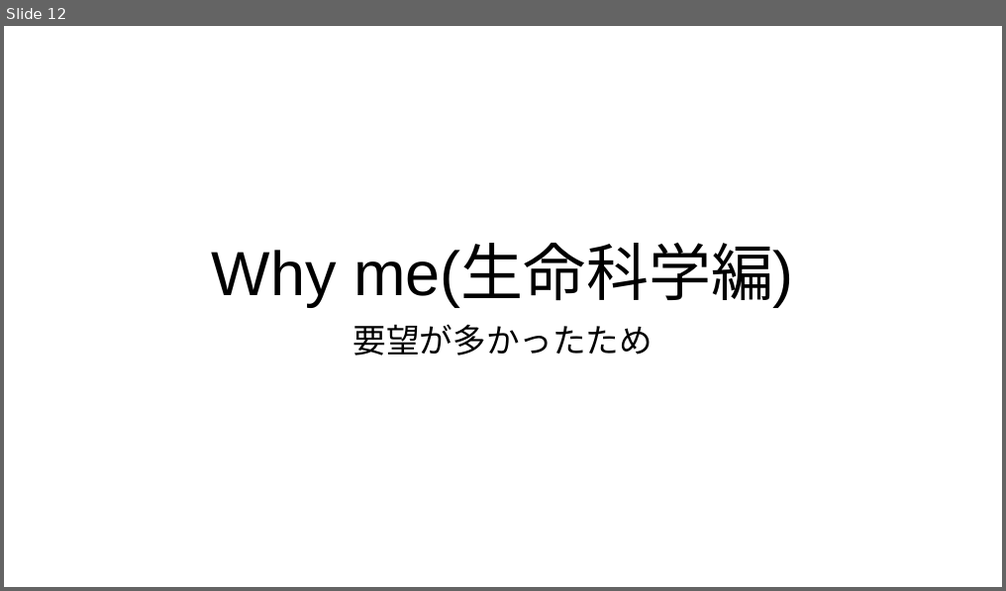
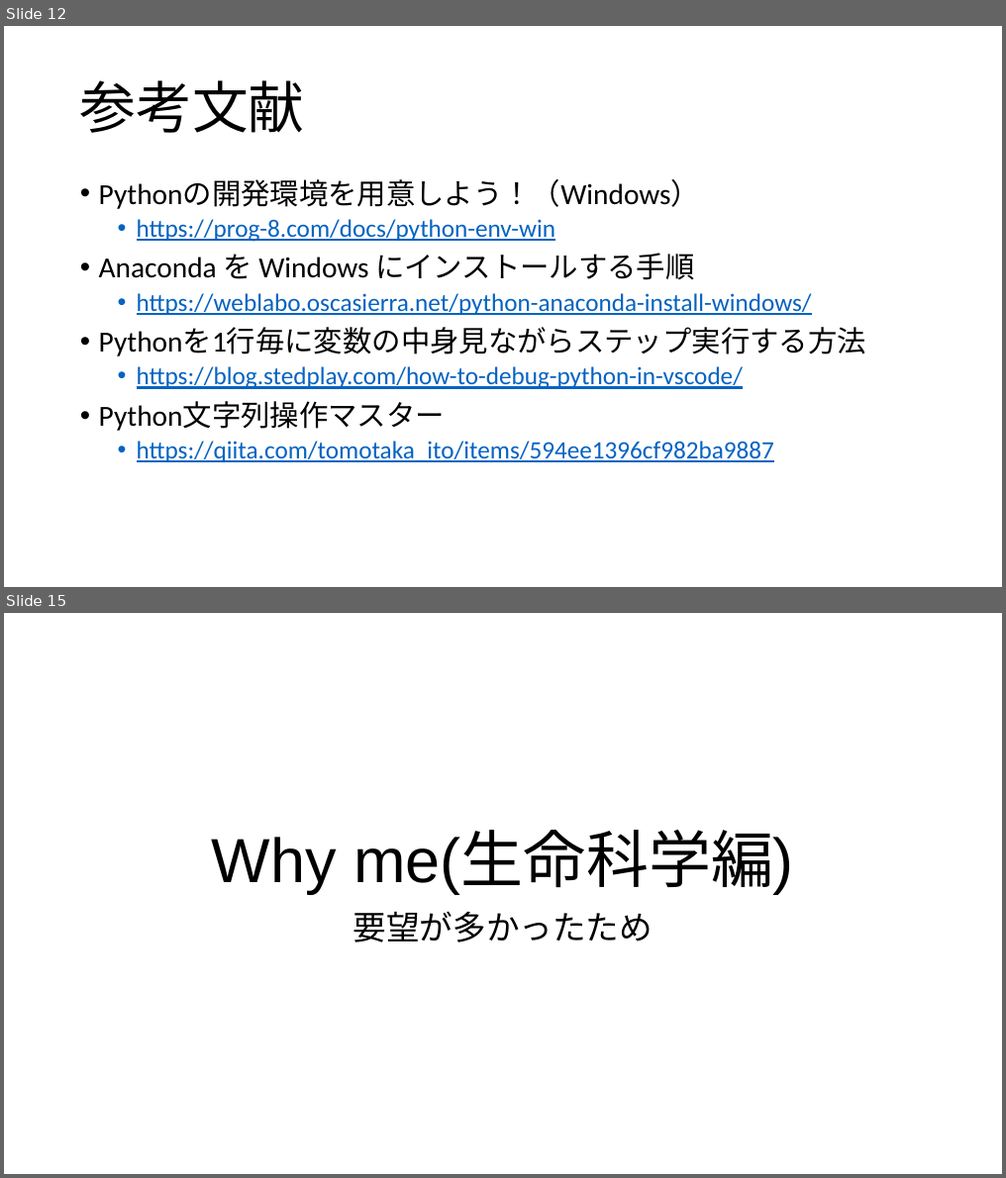
Before and after one commit to WaiEnu/Gs_kadai, a slide deck: sotusei_siryo/企画メンタリングLTフィードバック.pptx. Shown one above the other, each under a label of ours: slide 12 before the commit, slides 12 and 15 after it; the slides between them are not shown. The pictures are 1006x591 and 1006x1178 pixels, drawn with LibreOffice and Linux fonts; fonts in the diff are those of the drawing. Boxes give left, top, right and bottom in pixels: in the first picture for what was removed or moved away, otherwise in the second. Text is boxed around its words. In the diff, an @@ line names an element or a change of style, - is before the commit and + after.

```diff
--- a/sotusei_siryo/企画メンタリングLTフィードバック.pptx
+++ b/sotusei_siryo/企画メンタリングLTフィードバック.pptx
@@ slide 12 added at [4,26,1002,587], background #FFFFFF @@
@@ title added at [80,80,305,133], 54 pt, text #000000 @@
+参考文献
@@ text added at [99,179,866,463], 24 pt, text #0563C1, underline @@
+• Pythonの開発環境を用意しよう！（Windows）
+  • https://prog-8.com/docs/python-env-win
+• Anaconda を Windows にインストールする手順
+  • https://weblabo.oscasierra.net/python-anaconda-install-windows/
+• Pythonを1行毎に変数の中身見ながらステップ実行する方法
+  • https://blog.stedplay.com/how-to-debug-python-in-vscode/
+• Python文字列操作マスター
+  • https://qiita.com/tomotaka_ito/items/594ee1396cf982ba9887
@@ what was slide 12 is now slide 15 @@
```
Also in this commit, not shown: 2 slides changed, 2 other slides added, 2 other files.
